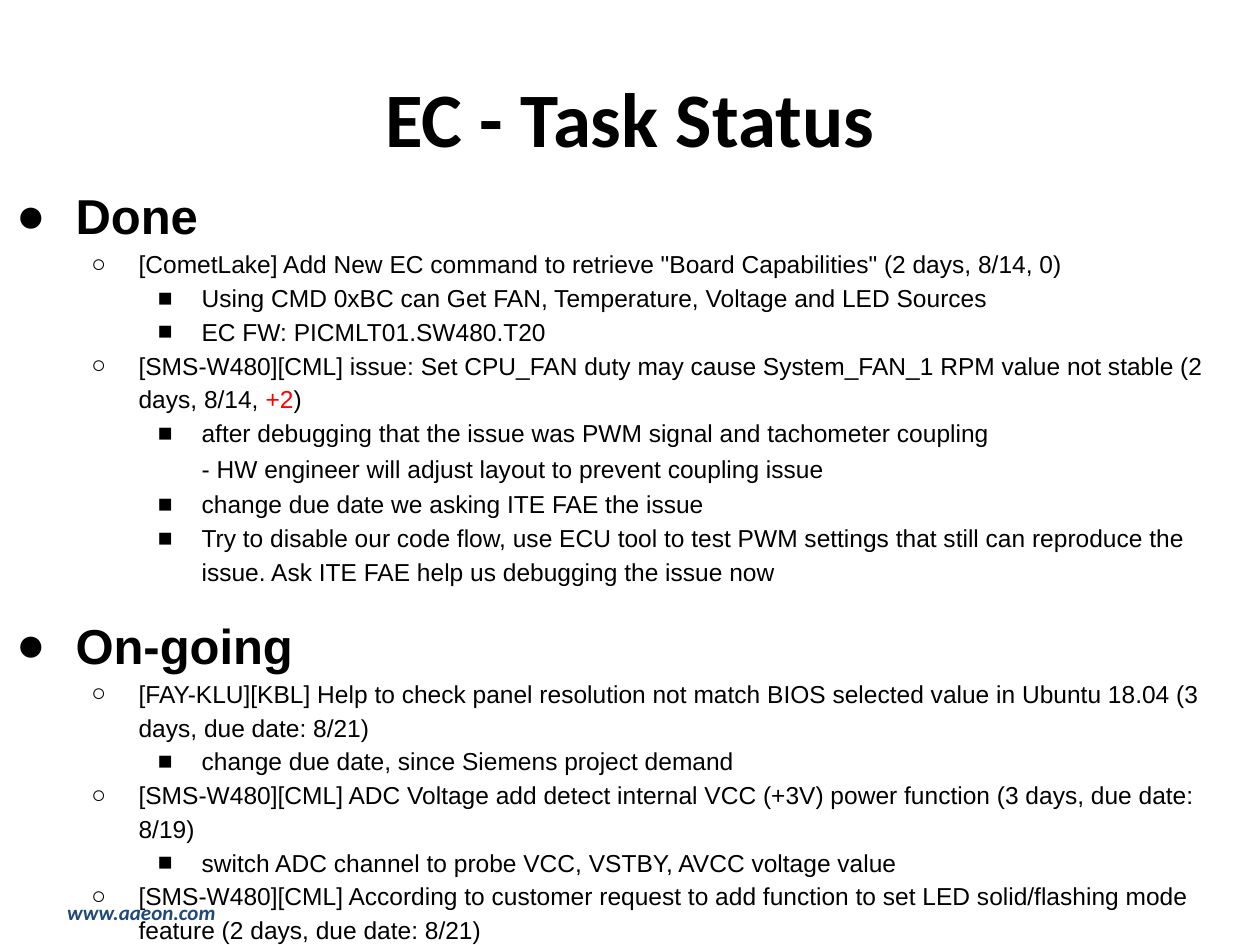
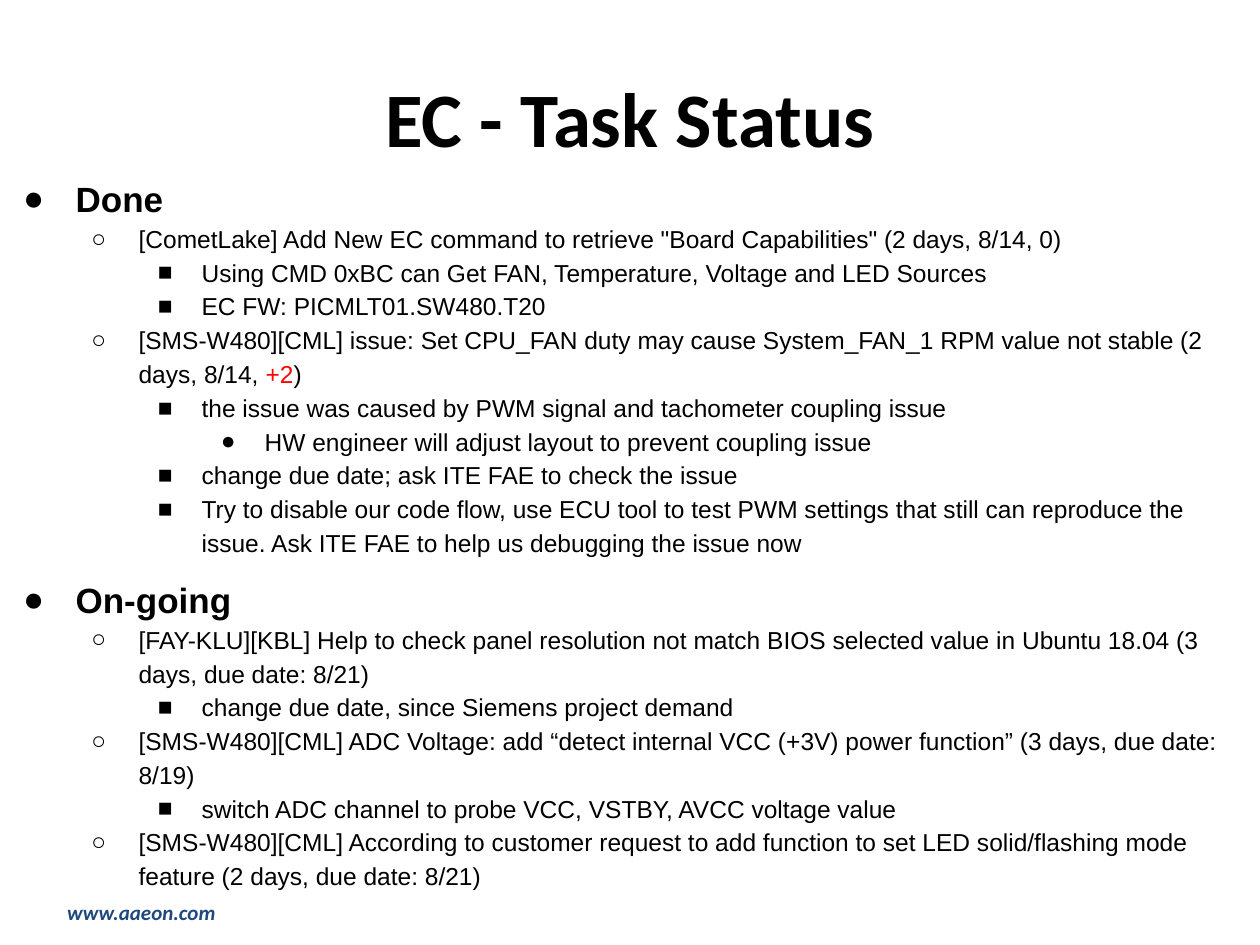
Before and after one commit to hsuziyen/node, a slide deck: slide 7 of 2020週報-0810_0814.pptx (slide 8 before the commit). Drawn at 1260x945 pixels with LibreOffice and Linux fonts; fonts in the diff are those of the drawing; background and template pictures are left out. Boxes give left, top, right and bottom in pixels: in the first picture for what was removed or moved away, otherwise in the second. Text is boxed around its words. In the diff, an @@ line names an element or a change of style, - is before the commit and + after.

```diff
--- a/2020週報-0810_0814.pptx
+++ b/2020週報-0810_0814.pptx
@@ text at bbox=[76, 188, 232, 620]: size 28 to 20 pt in "Done", "On-going"; indent changed @@
@@ text at bbox=[202, 399, 1183, 557]: text changed @@
-    ■ after debugging that the issue was PWM signal and tachometer coupling
-- HW engineer will adjust layout to prevent coupling issue
-    ■ change due date we asking ITE FAE the issue
-    ■ Try to disable our code flow, use ECU tool to test PWM settings that still can reproduce the issue. Ask ITE FAE help us debugging the issue now
+    ■ the issue was caused by PWM signal and tachometer coupling issue
+      ● HW engineer will adjust layout to prevent coupling issue
+    ■ change due date; ask ITE FAE to check the issue
+    ■ Try to disable our code flow, use ECU tool to test PWM settings that still can reproduce the issue. Ask ITE FAE to help us debugging the issue now
@@ text at bbox=[139, 732, 1217, 789]: text changed @@
-  ○ [SMS-W480][CML] ADC Voltage add detect internal VCC (+3V) power function (3 days, due date: 8/19)
+  ○ [SMS-W480][CML] ADC Voltage: add “detect internal VCC (+3V) power function” (3 days, due date: 8/19)
```
Also in this commit, not shown: 13 other slides changed, 3 slides removed, 4 other files.
